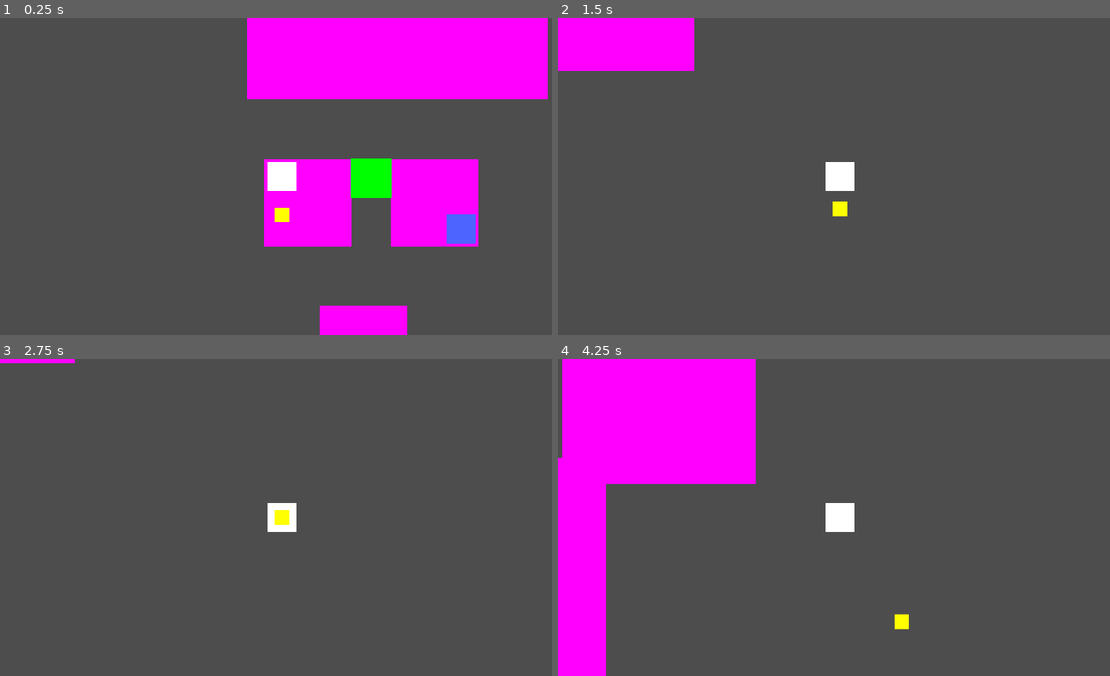
Above: before the commit, frames 1-4 (two rows, left to right).
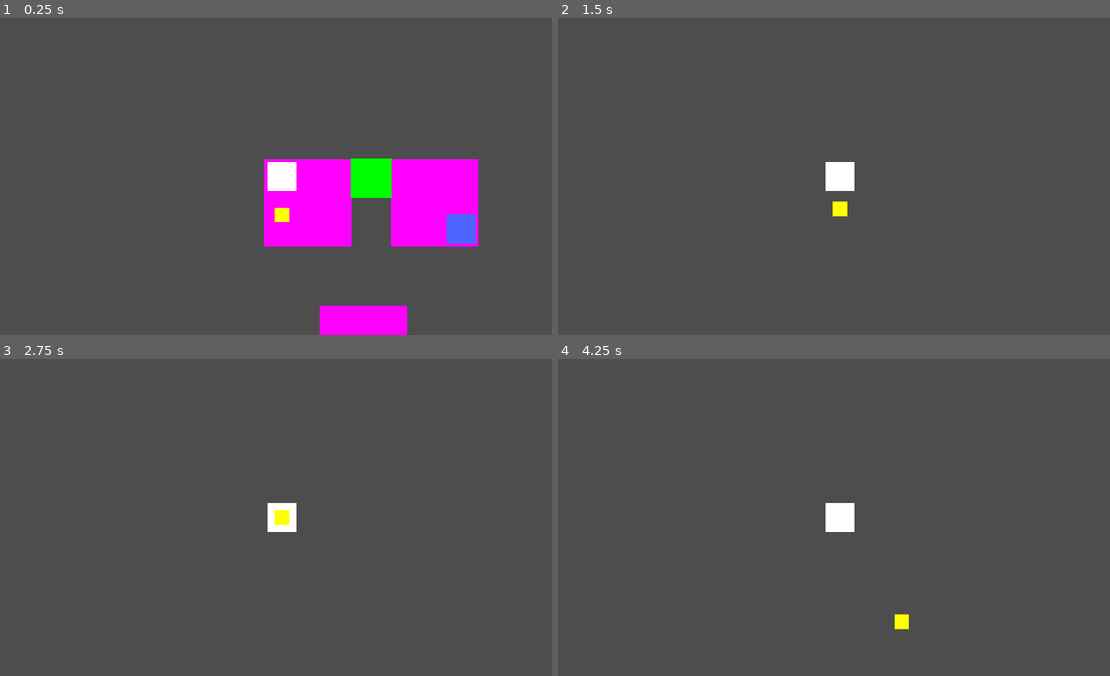
Above: after the commit, the same moments.

Repository: M4przybysz/lem_game_jam-powtorka
Game: Godot game, scene res://src/main/main.tscn
Two runs of this game, one before a commit and one after it. Both use one fixed random seed, a clock stepped at 60 frames per second and the inputs below.
Inputs:
- Up to frame 1 (0.25 s): no input
- Up to frame 2 (1.5 s): tap Enter at 0.5 s; hold D (right) 0.53-1.28 s; tap F (action1) at 0.6 s; hold S (down) from 1.28 s (still down); tap E (action2) at 1.35 s
- Up to frame 3 (2.75 s): release S (down) at 2.03 s; hold D (right) from 2.03 s (still down); tap F (action1) at 2.1 s
- Up to frame 4 (4.25 s): tap Space at 2.75 s; release D (right) at 2.78 s; hold W (up) 2.78-3.53 s; tap E (action2) at 2.85 s; hold A (left) from 3.53 s (still down); tap F (action1) at 3.6 s

The runs differ from the first frame. In frame 1, 14% of the frame differs, in the area x 44-100%, y 0-26%; in frame 2, 4.1%; in frame 3, 0.2%; in frame 4, 19%, in the area x 0-36%, y 0-100%.

Commit message:
deleted useless things

Diff:
--- a/powtorka/src/levels/test_lvl.tscn
+++ b/powtorka/src/levels/test_lvl.tscn
@@ -1,13 +1,9 @@
-[gd_scene load_steps=14 format=3 uid="uid://gpcqqw6efjpy"]
+[gd_scene load_steps=10 format=3 uid="uid://gpcqqw6efjpy"]
 
 [ext_resource type="PackedScene" uid="uid://brwy8u50fkdpl" path="res://src/teleport/teleport.tscn" id="1_5ianb"]
 [ext_resource type="Script" path="res://src/levels/test_lvl.gd" id="1_aw7th"]
 [ext_resource type="PackedScene" uid="uid://c5ith1wamnvtw" path="res://src/objects/test_object.tscn" id="2_p6ti2"]
 [ext_resource type="PackedScene" uid="uid://kypq6a5jjvq0" path="res://src/levels/corridors/corridor_gayen't.tscn" id="2_uhx2c"]
-[ext_resource type="PackedScene" uid="uid://c3mkijbfnfilr" path="res://src/levels/rooms/room_medium_open_left.tscn" id="5_ajico"]
-[ext_resource type="PackedScene" uid="uid://ofmada627bwp" path="res://src/levels/rooms/room_medium_closed.tscn" id="6_t71gy"]
-[ext_resource type="PackedScene" uid="uid://d1kkcfxkbvy1m" path="res://src/levels/rooms/room_big_closed.tscn" id="7_tt0cp"]
-[ext_resource type="PackedScene" uid="uid://cp4lfi2be2bqn" path="res://src/levels/corridors/corridor_gay.tscn" id="8_bs2tj"]
 
 [sub_resource type="RectangleShape2D" id="RectangleShape2D_1kp0d"]
 size = Vector2(312, 15)
@@ -25,8 +21,6 @@
 radius = 60.0333
 
 [node name="test lvl" type="Node2D"]
-
-position = Vector2(-33, -430)
 script = ExtResource("1_aw7th")
 
 [node name="Room1" type="StaticBody2D" parent="."]
@@ -153,19 +147,4 @@
 visible = false
 position = Vector2(458, 277)
 
-[node name="Room_Medium_Open_Left" parent="." instance=ExtResource("5_ajico")]
-position = Vector2(803, -1811)
-
-[node name="Room_Medium_Closed" parent="." instance=ExtResource("6_t71gy")]
-position = Vector2(-963, -1800)
-
-[node name="Room_Big_Closed" parent="." instance=ExtResource("7_tt0cp")]
-position = Vector2(-73, -1239)
-
-[node name="corridor gayen\'t2" parent="." instance=ExtResource("2_uhx2c")]
-position = Vector2(-1378, -891)
-
-[node name="corridor gay" parent="." instance=ExtResource("8_bs2tj")]
-position = Vector2(-1264, -554)
-
 [connection signal="body_entered" from="Area2D" to="." method="_on_area_2d_body_entered"]
